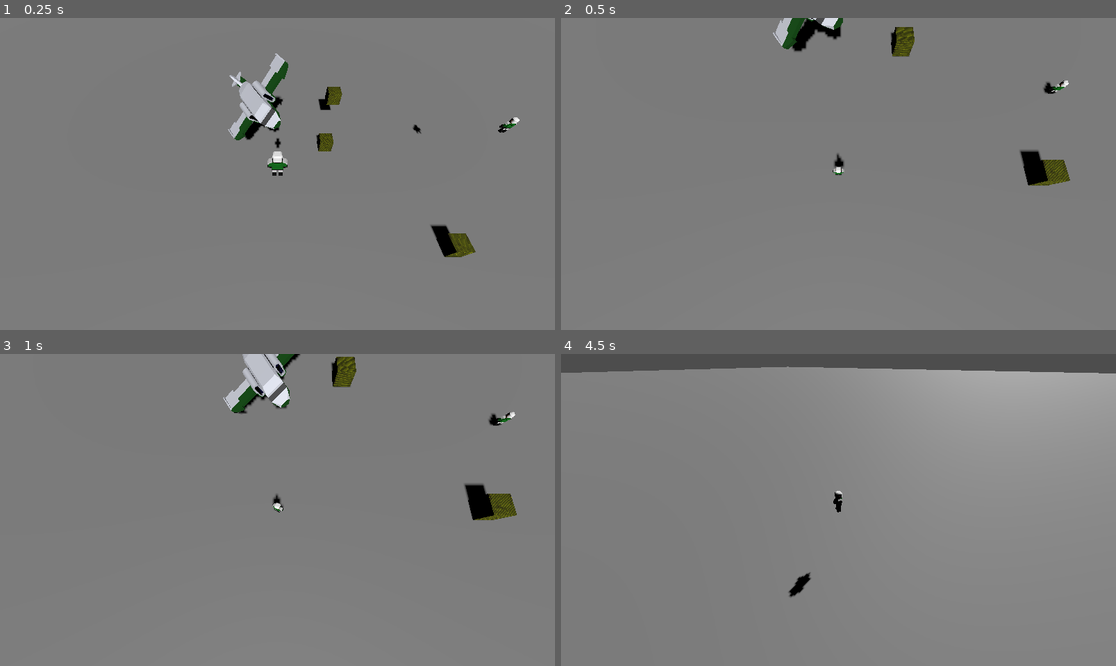
Above: before the commit, frames 1-4 (two rows, left to right).
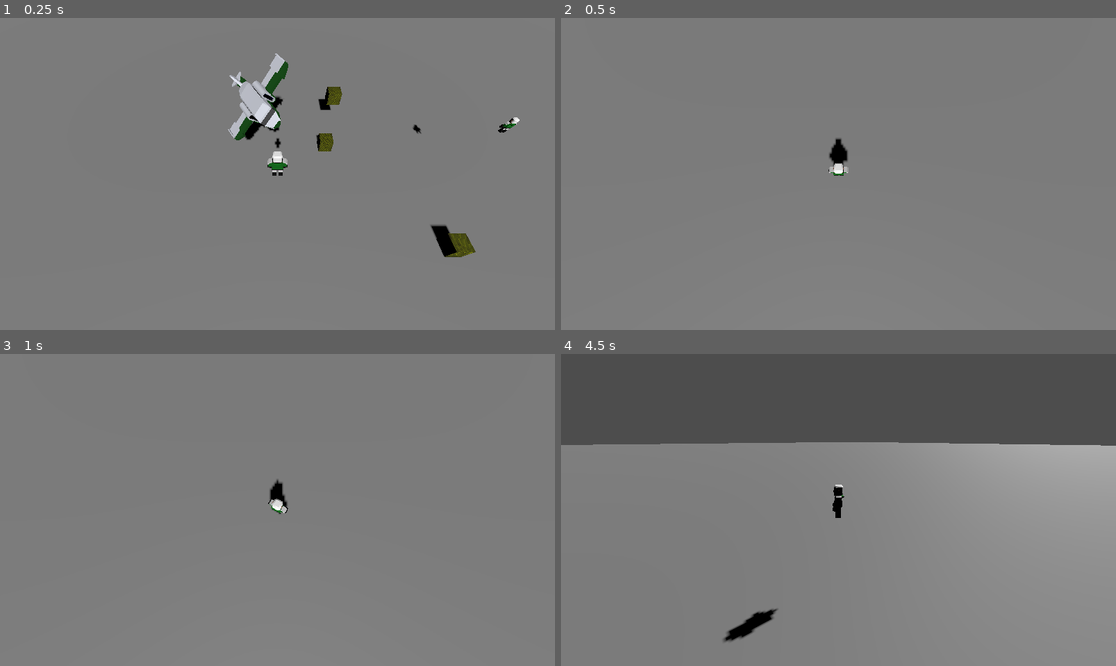
Above: after the commit, the same moments.

Repository: kevinlights/ChocoDriver
Game: Godot game, scene res://run/levels/infinite_level.tscn
Same seed, same stepped clock (60 frames per second), same inputs: the game is played once before the commit and once after it.
Inputs:
- Up to frame 1 (0.25 s): no input
- Up to frame 2 (0.5 s): no input
- Up to frame 3 (1 s): tap Enter (get_in) at 0.5 s; hold Right (move_right) from 0.53 s (still down); hold Enter (get_in) from 0.53 s (still down)
- Up to frame 4 (4.5 s): release Right (move_right) at 1.28 s; release Enter (get_in) at 1.28 s; hold Down (move_back) 1.28-2.03 s; tap Space (main) at 1.35, 2.85, 4.35 s; hold Right (move_right) 2.03-2.78 s; hold Enter (get_in) 2.03-2.78 s; hold Up (move_forward) 2.78-3.53 s; hold Enter (get_in) 3.53-4.28 s; hold Left (move_left) from 3.53 s (still down)

Frame 1 is identical in both runs. In frame 2, 2.3% of the frame differs, in the area x 38-92%, y 0-54%; in frame 3, 3.0%; in frame 4, 24%, in the area x 0-100%, y 4-93%.

Commit message:
:wrench: Adjust camera parameters

Diff:
--- a/first3d/run/levels/infinite_level.tscn
+++ b/first3d/run/levels/infinite_level.tscn
@@ -32,6 +32,8 @@
 transform = Transform3D(1, 0, 0, 0, 0.944949, 0.327218, 0, -0.327218, 0.944949, -10, 11.1852, 3.2779)
 current = true
 script = ExtResource("1_qdm47")
+max_distance = 6.0
+camera_height = 2.0
 
 [node name="MainWalker" parent="." instance=ExtResource("1_x0026")]
 transform = Transform3D(1, 0, 0, 0, 1, 0, 0, 0, 1, -10, 9, 0)
